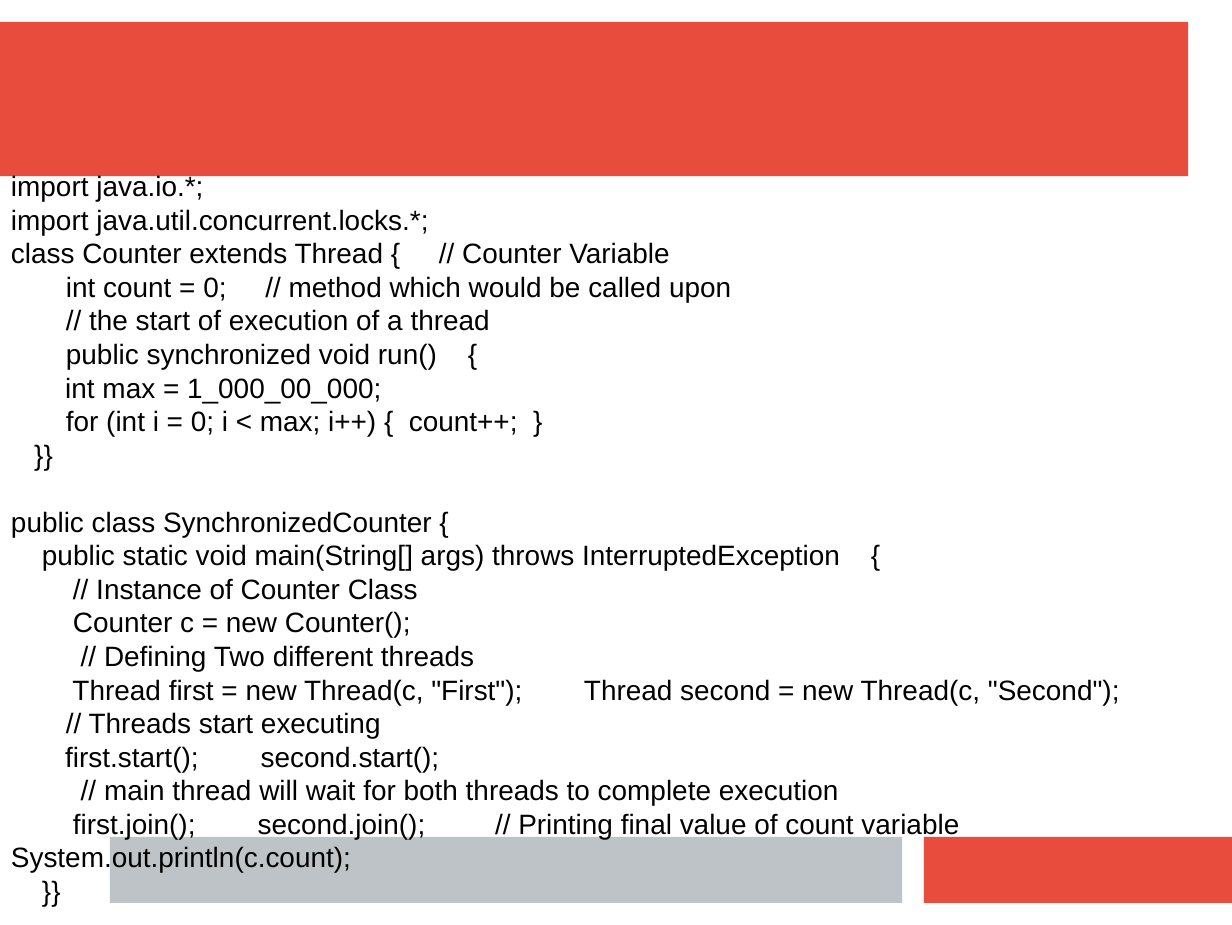
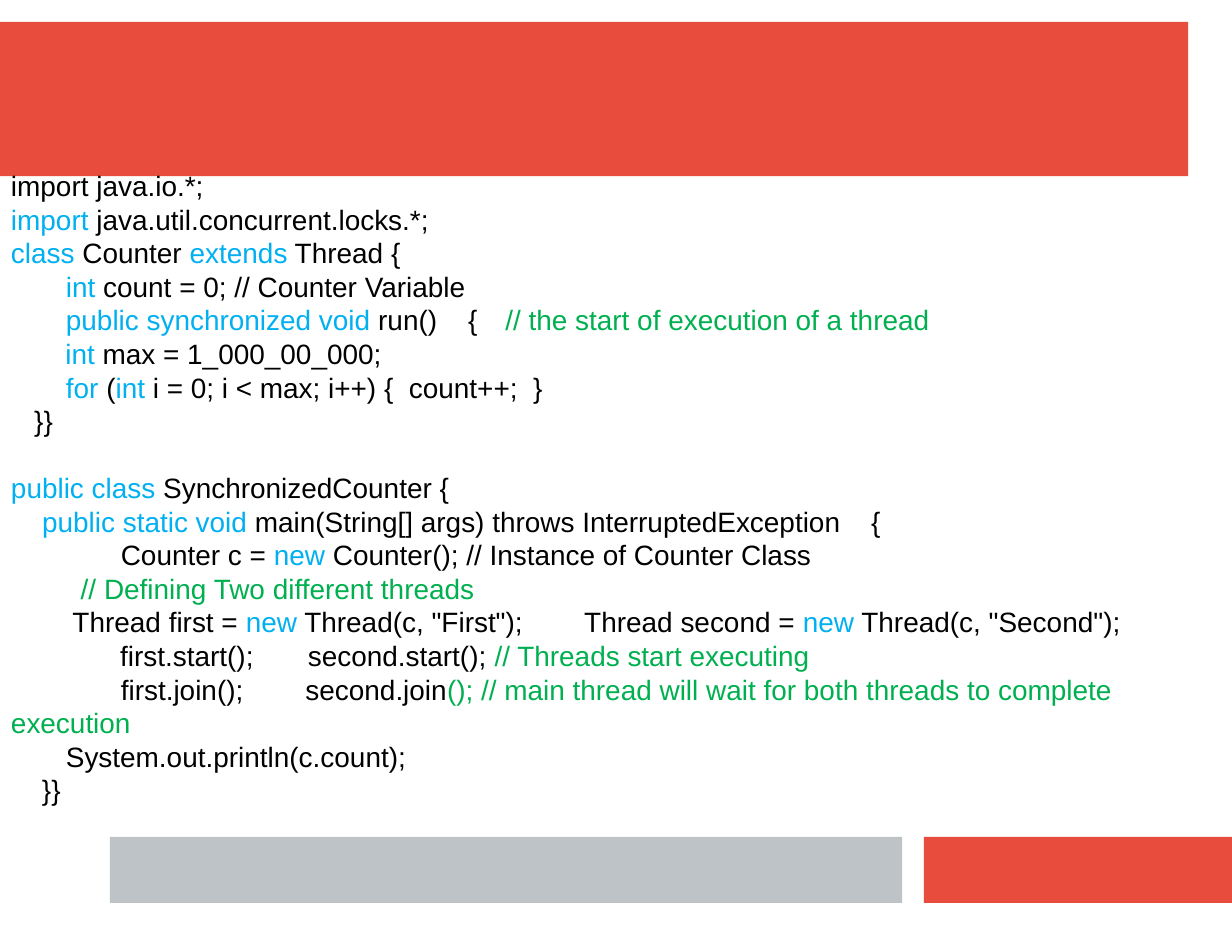
Before and after one commit to mecchmatProjects/JavaCourse, a slide deck: slide 45 of L10_Multi/JavaTutorUkr10.ppt. Drawn at 1232x925 pixels with LibreOffice and Linux fonts; fonts in the diff are those of the drawing. Boxes give left, top, right and bottom in pixels: in the first picture for what was removed or moved away, otherwise in the second. Text is boxed around its words. In the diff, an @@ line names an element or a change of style, - is before the commit and + after.

```diff
--- a/L10_Multi/JavaTutorUkr10.ppt
+++ b/L10_Multi/JavaTutorUkr10.ppt
@@ text at [11, 209, 840, 604]: text colour #000000 to #00B0F0 in "import", "int", "for (int", "public class" and 1 more places; text colour #000000 to #00B050 in "// Defining Two different threads" @@
@@ text at [11, 242, 929, 336]: text changed @@
-class Counter extends Thread { // Counter Variable
-int count = 0; // method which would be called upon
-// the start of execution of a thread
-public synchronized void run() {
+class Counter extends Thread {
+int count = 0; // Counter Variable
+public synchronized void run() { // the start of execution of a thread
@@ text at [121, 544, 811, 570]: text changed @@
-// Instance of Counter Class
-Counter c = new Counter();
+Counter c = new Counter(); // Instance of Counter Class
@@ text at [11, 611, 1121, 772]: text changed @@
-Thread first = new Thread(c, "First"); Thread second = new Thread(c, "Second"); // Threads start executing
-first.start(); second.start();
-// main thread will wait for both threads to complete execution
-first.join(); second.join(); // Printing final value of count variable System.out.println(c.count);
+Thread first = new Thread(c, "First"); Thread second = new Thread(c, "Second"); first.start(); second.start(); // Threads start executing
+first.join(); second.join(); // main thread will wait for both threads to complete execution
+System.out.println(c.count);
```
Also in this commit, not shown: 18 other slides changed, 36 slides added, 6 other files.
